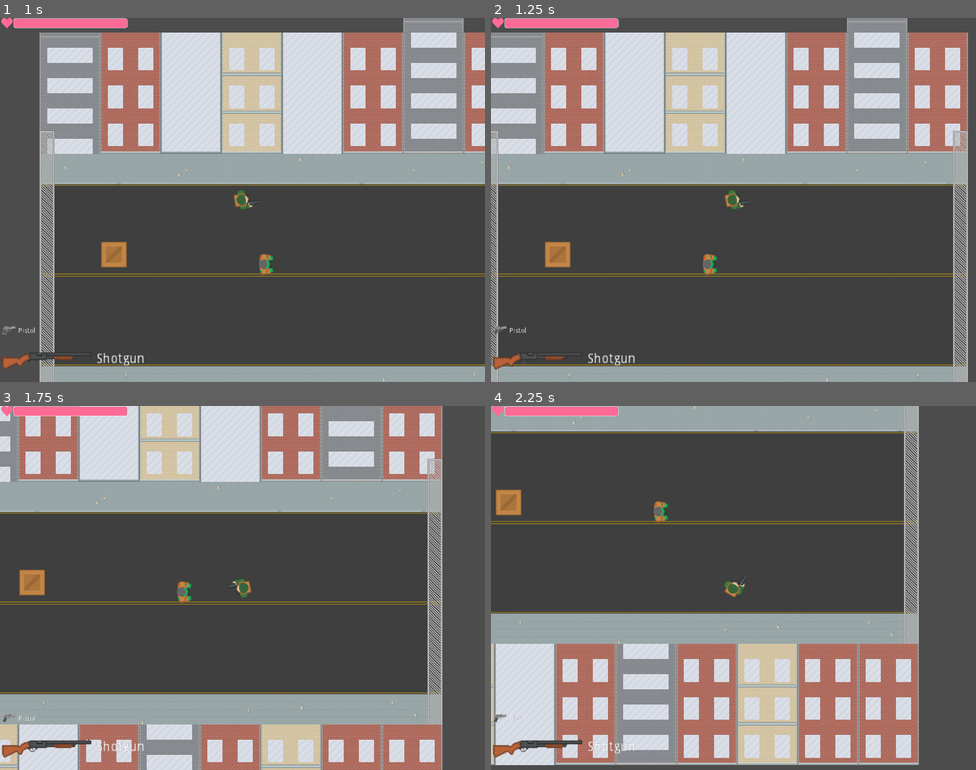
Above: before the commit, frames 1-4 (two rows, left to right).
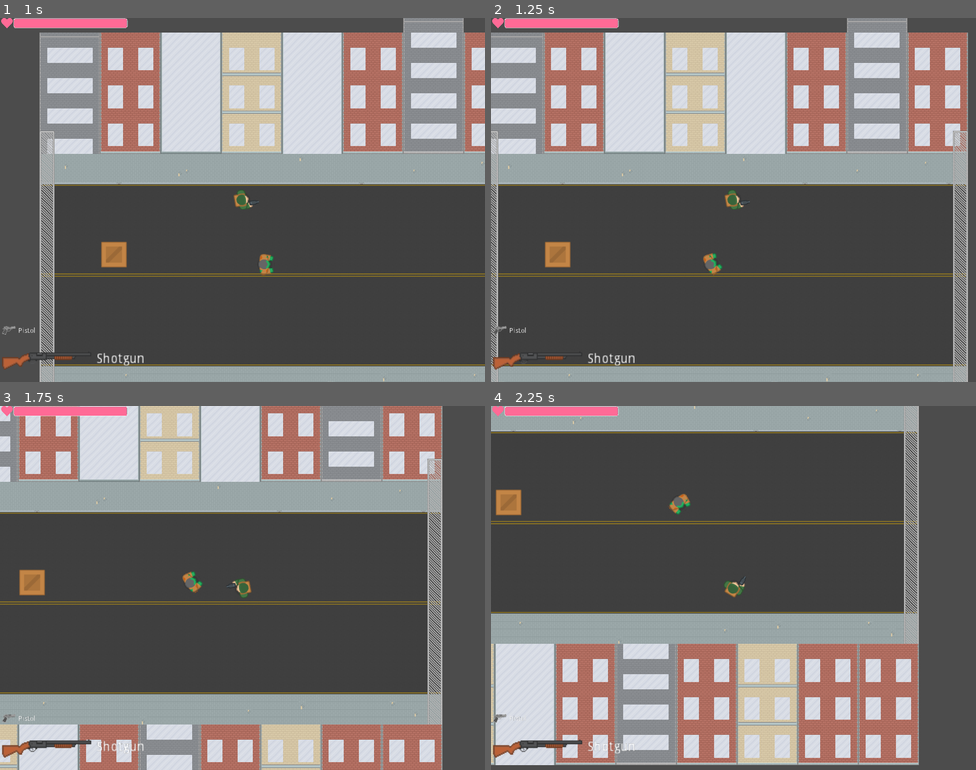
Above: after the commit, the same moments.

Repository: sindre0830/YAZG
Game: Godot game, scene res://World/World.tscn
Same seed, same stepped clock (60 frames per second), same inputs: the game is played once before the commit and once after it. This scene is started directly instead of the project's main scene.
Inputs (mouse positions are in pixels of both pictures, inside the frame that each line leads up to):
- Up to frame 1 (1 s): tap Enter at 0.5 s; move the mouse to (349, 181) at 0.52 s; hold Right (ui_right) from 0.53 s (still down)
- Up to frame 2 (1.25 s): keep holding Right (ui_right)
- Up to frame 3 (1.75 s): move the mouse to (145, 606) at 1.27 s; release Right (ui_right) at 1.28 s; hold Down (ui_down) from 1.28 s (still down)
- Up to frame 4 (2.25 s): move the mouse to (782, 507) at 2.02 s; release Down (ui_down) at 2.03 s; hold Right (ui_right) from 2.03 s (still down)

Frame 1 is identical in both runs. In frame 2, 0.1% of the frame differs, in the area x 43-48%, y 64-71%; in frame 3, 0.3%; in frame 4, 0.3%, in the area x 33-42%, y 24-32%.
Error before the commit: Attempt to call function 'get_simple_path' in base 'null instance' on a null instance. (res://Actor/Zombie/Zombie.gd:19)

Commit message:
Added navmap2d node to world scenes

Diff:
--- a/Source/TileMap/16xTileset.tres
+++ b/Source/TileMap/16xTileset.tres
@@ -259,15 +259,15 @@
 vertices = PoolVector2Array( 0, 0, 16, 0, 16, 16, 0, 16 )
 polygons = [ PoolIntArray( 0, 1, 2, 3 ) ]
 
+[sub_resource type="NavigationPolygon" id=80]
+vertices = PoolVector2Array( 0, 0, 16, 0, 16, 16, 0, 16 )
+polygons = [ PoolIntArray( 0, 1, 2, 3 ) ]
+
 [sub_resource type="NavigationPolygon" id=81]
 vertices = PoolVector2Array( 0, 0, 16, 0, 16, 16, 0, 16 )
 polygons = [ PoolIntArray( 0, 1, 2, 3 ) ]
 
-[sub_resource type="NavigationPolygon" id=82]
-vertices = PoolVector2Array( 0, 0, 16, 0, 16, 16, 0, 16 )
-polygons = [ PoolIntArray( 0, 1, 2, 3 ) ]
-
-[sub_resource type="ConvexPolygonShape2D" id=80]
+[sub_resource type="ConvexPolygonShape2D" id=82]
 points = PoolVector2Array( 0, 0, 16, 0, 16, 16, 0, 16 )
 
 [resource]
--- a/Source/World/World.tscn
+++ b/Source/World/World.tscn
@@ -8,18 +8,20 @@
 
 [node name="World" type="Node2D"]
 
-[node name="64xTileMap" type="TileMap" parent="."]
+[node name="Navigation2D" type="Navigation2D" parent="."]
+
+[node name="64xTileMap" type="TileMap" parent="Navigation2D"]
 tile_set = ExtResource( 2 )
 format = 1
 tile_data = PoolIntArray( 131072, 70, 0, 131073, 70, 0, 131074, 71, 0, 131075, 70, 0, 131076, 70, 0, 131077, 70, 0, 131 …(387 unchanged characters)…
 
-[node name="16xTileMap" type="TileMap" parent="."]
+[node name="16xTileMap" type="TileMap" parent="Navigation2D"]
 tile_set = ExtResource( 3 )
 cell_size = Vector2( 16, 16 )
 format = 1
 tile_data = PoolIntArray( -655312, 46, 0, -655311, 47, 0, -655310, 47, 0, -655309, 47, 0, -655308, 47, 0, -655307, 47,  …(64226 unchanged characters)…
 
-[node name="16xTileMapOverlay" type="TileMap" parent="."]
+[node name="16xTileMapOverlay" type="TileMap" parent="Navigation2D"]
 tile_set = ExtResource( 3 )
 cell_size = Vector2( 16, 16 )
 format = 1
--- a/Source/World/World2.tscn
+++ b/Source/World/World2.tscn
@@ -8,19 +8,21 @@
 
 [node name="World" type="Node2D"]
 
-[node name="64xTileMap" type="TileMap" parent="."]
+[node name="Navigation2D" type="Navigation2D" parent="."]
+
+[node name="64xTileMap" type="TileMap" parent="Navigation2D"]
 tile_set = ExtResource( 2 )
 format = 1
 tile_data = PoolIntArray( 65537, 0, 0, 65538, 0, 0, 65539, 0, 0, 65540, 0, 0, 65541, 0, 0, 65542, 0, 0, 65543, 0, 0, 65 …(2563 unchanged characters)…
 
-[node name="16xTileMap" type="TileMap" parent="."]
+[node name="16xTileMap" type="TileMap" parent="Navigation2D"]
 position = Vector2( 1, 0 )
 tile_set = ExtResource( 3 )
 cell_size = Vector2( 16, 16 )
 format = 1
 tile_data = PoolIntArray( 131124, 46, 0, 131125, 47, 0, 131126, 47, 0, 131127, 47, 0, 131128, 47, 0, 131129, 47, 0, 131 …(129566 unchanged characters)…
 
-[node name="16xTileMapOverlay" type="TileMap" parent="."]
+[node name="16xTileMapOverlay" type="TileMap" parent="Navigation2D"]
 tile_set = ExtResource( 3 )
 cell_size = Vector2( 16, 16 )
 format = 1
--- a/Source/World/World3.tscn
+++ b/Source/World/World3.tscn
@@ -8,17 +8,19 @@
 
 [node name="World" type="Node2D"]
 
-[node name="64xTileMap" type="TileMap" parent="."]
+[node name="Navigation2D" type="Navigation2D" parent="."]
+
+[node name="64xTileMap" type="TileMap" parent="Navigation2D"]
 tile_set = ExtResource( 2 )
 format = 1
 
-[node name="16xTileMap" type="TileMap" parent="."]
+[node name="16xTileMap" type="TileMap" parent="Navigation2D"]
 tile_set = ExtResource( 3 )
 cell_size = Vector2( 16, 16 )
 format = 1
 tile_data = PoolIntArray( -1179608, 46, 0, -1179607, 47, 0, -1179606, 47, 0, -1179605, 47, 0, -1179604, 47, 0, -1179603 …(133410 unchanged characters)…
 
-[node name="16xTileMapOverlay" type="TileMap" parent="."]
+[node name="16xTileMapOverlay" type="TileMap" parent="Navigation2D"]
 tile_set = ExtResource( 3 )
 cell_size = Vector2( 16, 16 )
 format = 1
Not shown: 3 places in Source/TileMap/16xTileset.tres that only renumber resources
